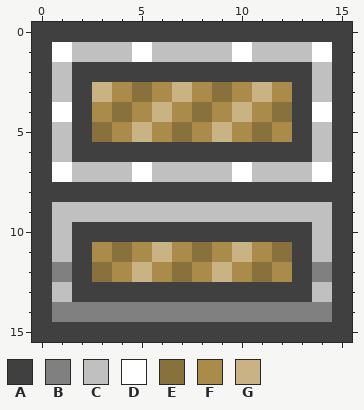
Pixel-art sprite, stored at Project/The Sparce/Content/Crate000.png. The picture above is the old version.
The file is 16x16 pixels.
Palette (. is transparent): A #404040  B #808080  C #c0c0c0  D #ffffff  E #89713d  F #aa8b4a  G #c9b385
Pixels before, first column x 0:
 0 AAAAAAAAAAAAAAAA
 1 ADCCCDCCCCDCCCDA
 2 ACAAAAAAAAAAAACA
 3 ACAGFEFGFEFGFACA
 4 ADAFEFGFEFGFEADA
 5 ACAEFGFEFGFEFACA
 6 ACAAAAAAAAAAAACA
 7 ADCCCDCCCCDCCCDA
 8 AAAAAAAAAAAAAAAA
 9 ACCCCCCCCCCCCCCA
10 ACAAAAAAAAAAAACA
11 ACAFEFGFEFGFEACA
12 ABAEFGFEFGFEFABA
13 ACAAAAAAAAAAAACA
14 ABBBBBBBBBBBBBBA
15 AAAAAAAAAAAAAAAA
The same view after the edit:
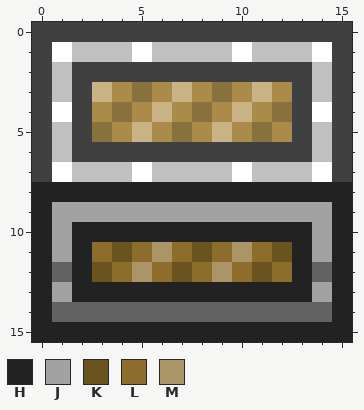
Colours new in this view: H #222222  J #a2a2a2  K #6b531f  L #8c6d2c  M #ab9567
Difference:
{"colour":"B","old":"#808080","new":"#626262"}
{"y":8,"x":0,"old":"AAAAAAAAAAAAAAAA","new":"HHHHHHHHHHHHHHHH"}
{"y":9,"x":0,"old":"ACCCCCCCCCCCCCCA","new":"HJJJJJJJJJJJJJJH"}
{"y":10,"x":0,"old":"ACAAAAAAAAAAAACA","new":"HJHHHHHHHHHHHHJH"}
{"y":11,"x":0,"old":"ACAFEFGFEFGFEACA","new":"HJHLKLMLKLMLKHJH"}
{"y":12,"x":0,"old":"A","new":"H"}
{"y":12,"x":2,"old":"AEFGFEFGFEFA","new":"HKLMLKLMLKLH"}
{"y":12,"x":15,"old":"A","new":"H"}
{"y":13,"x":0,"old":"ACAAAAAAAAAAAACA","new":"HJHHHHHHHHHHHHJH"}
{"y":14,"x":0,"old":"A","new":"H"}
{"y":14,"x":15,"old":"A","new":"H"}
{"y":15,"x":0,"old":"AAAAAAAAAAAAAAAA","new":"HHHHHHHHHHHHHHHH"}
{"label":"changed","picture_box":[32,182,352,342]}
